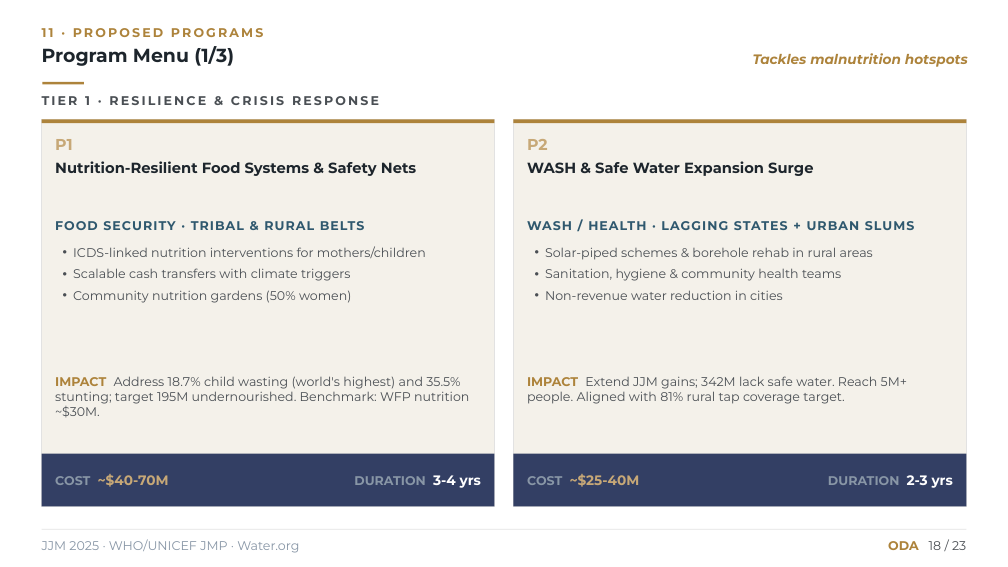
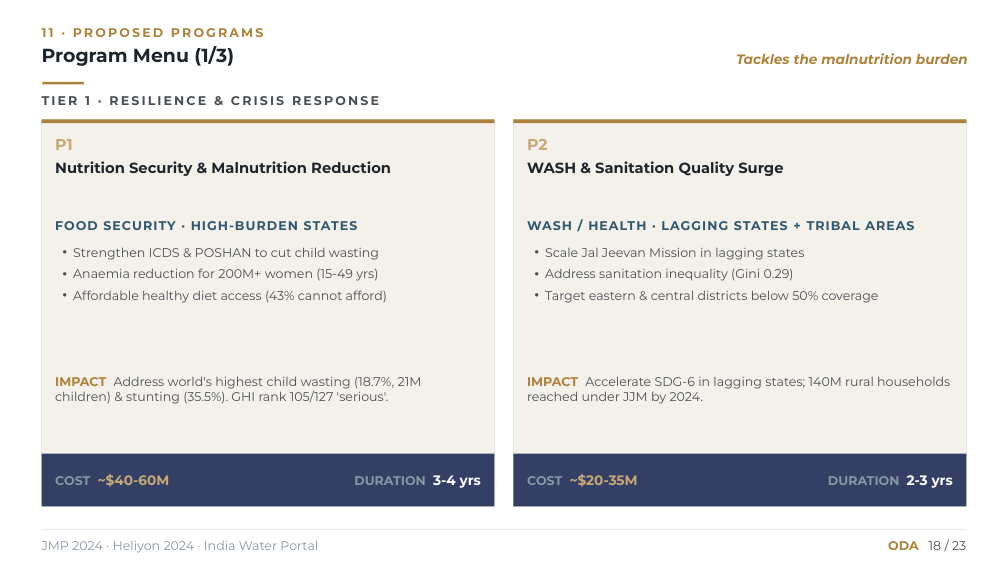
Before and after one commit to developmentihpc-cpu/cad-dashboard, a slide deck: slide 19 of docs/reports/India_Country_Proposal.pptx. Drawn at 1008x567 pixels with LibreOffice and Linux fonts; fonts in the diff are those of the drawing. Boxes give left, top, right and bottom in pixels: in the first picture for what was removed or moved away, otherwise in the second. Text is boxed around its words. In the diff, an @@ line names an element or a change of style, - is before the commit and + after.

```diff
--- a/docs/reports/India_Country_Proposal.pptx
+++ b/docs/reports/India_Country_Proposal.pptx
@@ text at box(736, 53, 968, 64): text changed @@
-Tackles malnutrition hotspots
+Tackles the malnutrition burden
@@ text at box(55, 161, 391, 176): text changed @@
-Nutrition-Resilient Food Systems & Safety Nets
+Nutrition Security & Malnutrition Reduction
@@ text at box(527, 161, 783, 176): text changed @@
-WASH & Safe Water Expansion Surge
+WASH & Sanitation Quality Surge
@@ text at box(55, 221, 358, 230): text changed @@
-FOOD SECURITY · TRIBAL & RURAL BELTS
+FOOD SECURITY · HIGH-BURDEN STATES
@@ text at box(527, 221, 914, 230): text changed @@
-WASH / HEALTH · LAGGING STATES + URBAN SLUMS
+WASH / HEALTH · LAGGING STATES + TRIBAL AREAS
@@ text at box(73, 247, 387, 303): text changed @@
-• ICDS-linked nutrition interventions for mothers/children
-• Scalable cash transfers with climate triggers
-• Community nutrition gardens (50% women)
+• Strengthen ICDS & POSHAN to cut child wasting
+• Anaemia reduction for 200M+ women (15-49 yrs)
+• Affordable healthy diet access (43% cannot afford)
@@ text at box(545, 248, 879, 303): text changed @@
-• Solar-piped schemes & borehole rehab in rural areas
-• Sanitation, hygiene & community health teams
-• Non-revenue water reduction in cities
+• Scale Jal Jeevan Mission in lagging states
+• Address sanitation inequality (Gini 0.29)
+• Target eastern & central districts below 50% coverage
@@ text at box(55, 376, 422, 404): text changed @@
-IMPACT Address 18.7% child wasting (world's highest) and 35.5% stunting; target 195M undernourished. Benchmark: WFP nutrition ~$30M.
+IMPACT Address world's highest child wasting (18.7%, 21M children) & stunting (35.5%). GHI rank 105/127 'serious'.
@@ text at box(527, 376, 950, 404): text changed @@
-IMPACT Extend JJM gains; 342M lack safe water. Reach 5M+ people. Aligned with 81% rural tap coverage target.
+IMPACT Accelerate SDG-6 in lagging states; 140M rural households reached under JJM by 2024.
@@ text at box(55, 474, 170, 487): text changed @@
-COST ~$40-70M
+COST ~$40-60M
@@ text at box(527, 474, 638, 487): text changed @@
-COST ~$25-40M
+COST ~$20-35M
@@ text at box(42, 541, 318, 553): text changed @@
-JJM 2025 · WHO/UNICEF JMP · Water.org
+JMP 2024 · Heliyon 2024 · India Water Portal
```
Also in this commit, not shown: 18 other slides changed, 2 other files.
